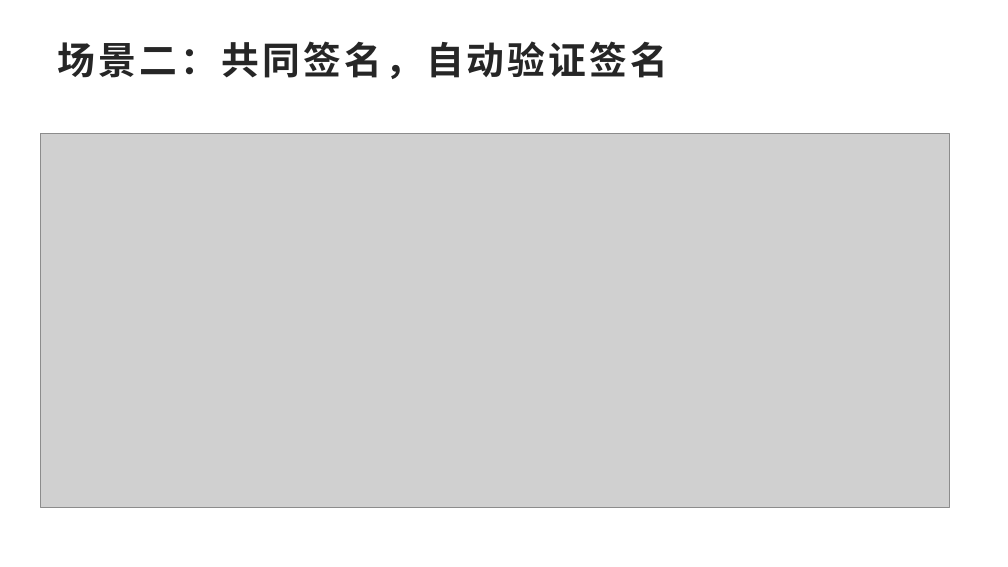
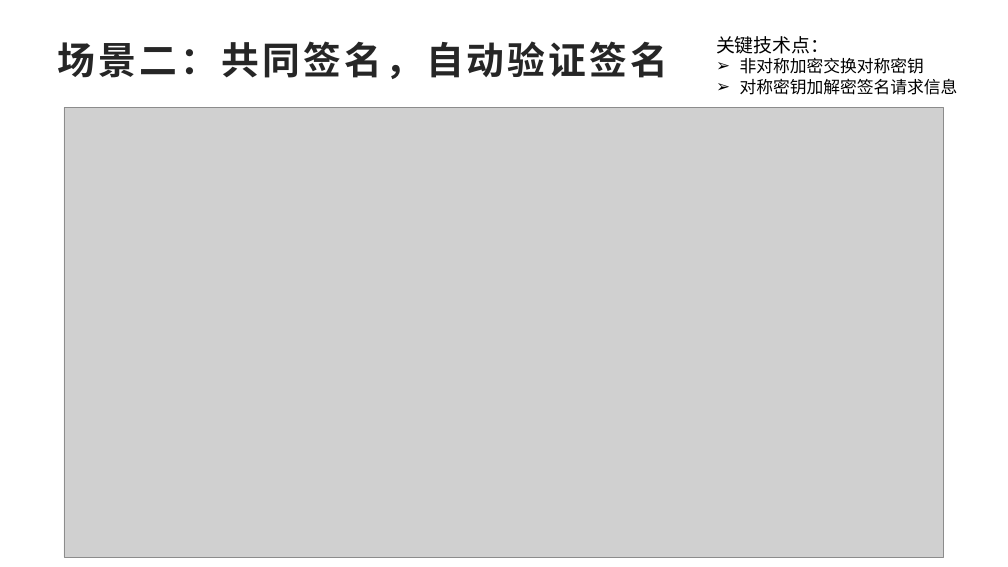
Before and after one commit to CharlesChen0514/CryptographyProgramming, a slide deck: slide 5 of design/密码学题目方案-陈家乐.pptx. Drawn at 1008x567 pixels with LibreOffice and Linux fonts; fonts in the diff are those of the drawing; grey boxes stand for pictures. Boxes give left, top, right and bottom in pixels: in the first picture for what was removed or moved away, otherwise in the second. Text is boxed around its words. In the diff, an @@ line names an element or a change of style, - is before the commit and + after.

```diff
--- a/design/密码学题目方案-陈家乐.pptx
+++ b/design/密码学题目方案-陈家乐.pptx
@@ text added at bbox=[716, 36, 958, 95], 16 pt, text #000000 @@
+关键技术点：
+➢ 非对称加密交换对称密钥
+➢ 对称密钥加解密签名请求信息
@@ picture: place and size @@
-picture at bbox=[41, 133, 950, 507]
+picture at bbox=[64, 107, 944, 557]
```
Also in this commit, not shown: 1 slide added, 1 other file.
